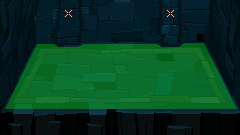
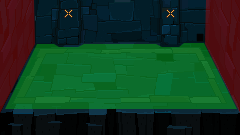
Layers edited between the first and the second (240, 135) image:
added group "Walls" with 2 layers in group "Areas" over [0, 0, 240, 113]
added layer "Left" (30%) in group "Walls" over [0, 0, 35, 113]
added layer "Right" (30%) in group "Walls" over [205, 0, 240, 113]
